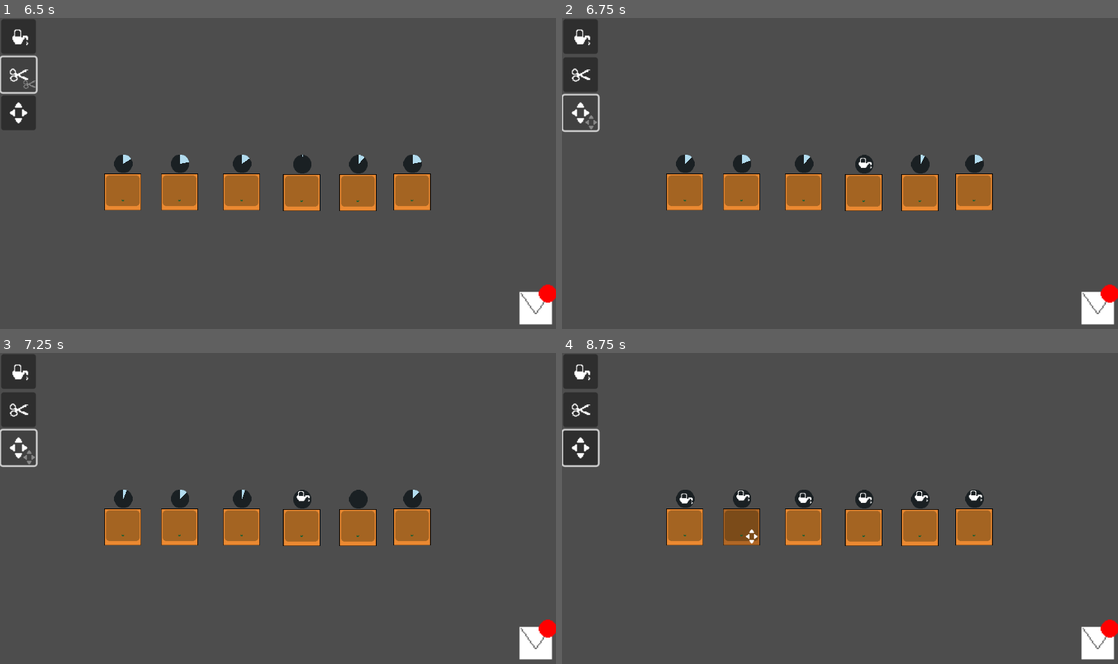
Above: before the commit, frames 1-4 (two rows, left to right).
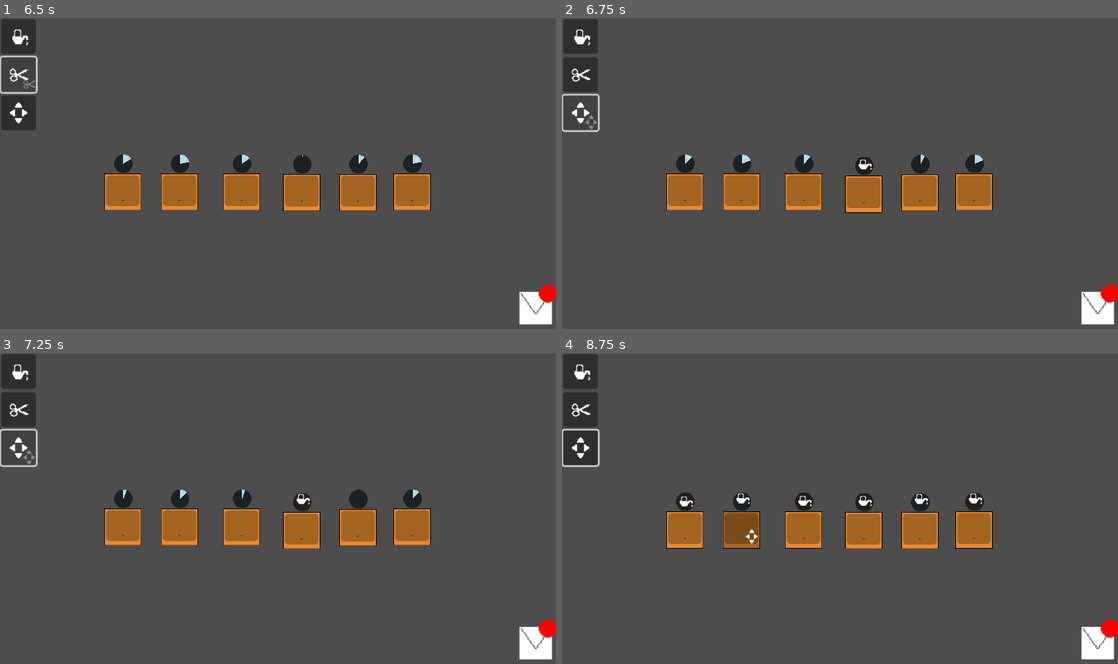
Above: after the commit, the same moments.

Repository: mathew-tran/flower-garden
Game: Godot game, scene res://Scenes/Main.tscn
Same seed, same stepped clock (60 frames per second), same inputs: the game is played once before the commit and once after it.
Inputs (mouse positions are in pixels of both pictures, inside the frame that each line leads up to):
- Up to frame 1 (6.5 s): click (16, 36) at 0.5 s; click (16, 73) at 1.25 s; click (16, 114) at 2 s; click (16, 36) at 2.75 s; click (16, 73) at 3.5 s; click (16, 114) at 4.25 s; click (16, 36) at 5 s; click (16, 73) at 5.75 s
- Up to frame 2 (6.75 s): click (578, 114) at 6.5 s
- Up to frame 3 (7.25 s): no input
- Up to frame 4 (8.75 s): tap Enter at 7.25 s; move the mouse to (684, 527) at 7.27 s; hold Keypad 1 (1) 7.28-8.03 s; tap Keypad 2 (2) at 7.55, 8.1 s; move the mouse to (739, 527) at 8.02 s; tap Keypad 4 (4) at 8.3 s

Frame 1 is identical in both runs. In frame 2, 0.2% of the frame differs, in the area x 50-58%, y 43-63%; in frame 3, 0.3%; in frame 4, 2.1%, in the area x 18-78%, y 43-63%.

Commit message:
add tween animation

Diff:
--- a/Scripts/PlanterBox.gd
+++ b/Scripts/PlanterBox.gd
@@ -7,6 +7,11 @@
 
 var Flower = null
 
+var PushUpTween = null
+var PushDownTween = null
+
+var StartPosition
+
 func SetFlower(path):
 	Flower = load(path).instantiate()
 	add_child(Flower)
@@ -15,16 +20,27 @@
 	Flower.connect("Completed", Callable(self, "OnCompleted"))
 
 func _ready():
+	StartPosition = global_position
 	SetFlower("res://Prefabs/Flowers/Rose.tscn")
+
 
 func OnUpdateGrowth(type):
 	$ActionHint.SetHint(type)
+	PushUpTween = get_tree().create_tween()
+	PushUpTween.tween_property(self, "position", StartPosition + Vector2(0, 10), .4)
+	PushUpTween.tween_property(self, "modulate", Color.WHITE, .4)
+	PushUpTween.play()
 
 func OnFinishGrowth():
 	$ActionHint.HideHint()
+	PushDownTween = get_tree().create_tween()
+	PushDownTween.tween_property(self, "position", StartPosition, .4)
+	PushDownTween.tween_property(self, "modulate", Color.SILVER, .4)
+	PushDownTween.play()
 
 func OnCompleted():
 	Flower.queue_free()
+	OnFinishGrowth()
 
 func _on_area_2d_mouse_entered():
 	InputManager.SetFocusedObject(self)
